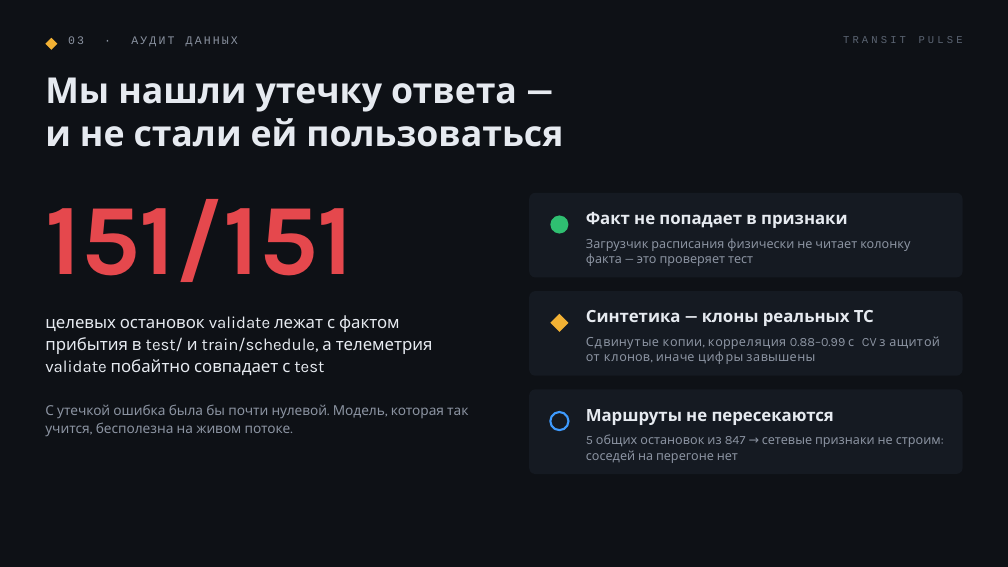
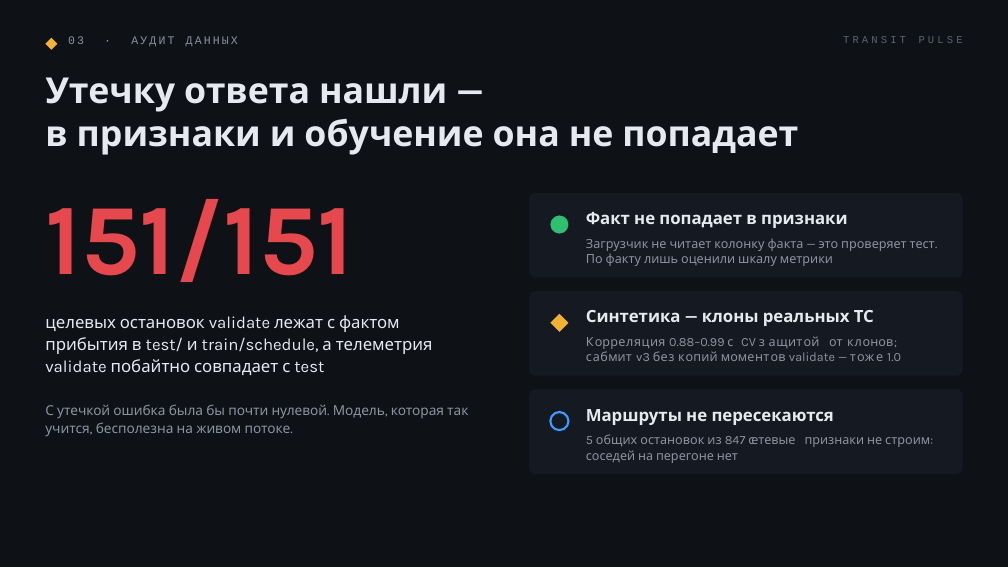
Before and after one commit to jinxovich/transit-pulse, a slide deck: slide 4 of docs/pitch/transit-pulse-pitch.pptx. Drawn at 1008x567 pixels with LibreOffice and Linux fonts; fonts in the diff are those of the drawing. Boxes give left, top, right and bottom in pixels: in the first picture for what was removed or moved away, otherwise in the second. Text is boxed around its words. In the diff, an @@ line names an element or a change of style, - is before the commit and + after.

Commit message:
docs(pitch): раскрытие про утечку и клоны, v3 = 1.0, ответы на вопросы жюри
Слайд 3: факт validate только для шкалы метрики; слайд 4: 1.0 и без клонов. В PITCH — распределение
причин инцидентов и ответы про mae0, v0, демо на дне обучения, долю опозданий и упреждение.

```diff
--- a/docs/pitch/transit-pulse-pitch.pptx
+++ b/docs/pitch/transit-pulse-pitch.pptx
@@ text at [45,77,798,155]: text changed @@
-Мы нашли утечку ответа —
-и не стали ей пользоваться
+Утечку ответа нашли —
+в признаки и обучение она не попадает
@@ text at [586,238,935,266]: text changed @@
-Загрузчик расписания физически не читает колонку факта — это проверяет тест
+Загрузчик не читает колонку факта — это проверяет тест. По факту лишь оценили шкалу метрики
@@ text at [586,337,901,361]: text changed @@
-Сдвинутые копии, корреляция 0.88–0.99 → CV с защитой от клонов, иначе цифры завышены
+Корреляция 0.88–0.99 → CV с защитой от клонов; сабмит v3 без копий моментов validate — тоже 1.0
```
Also in this commit, not shown: 1 other slide changed, 3 other files.
